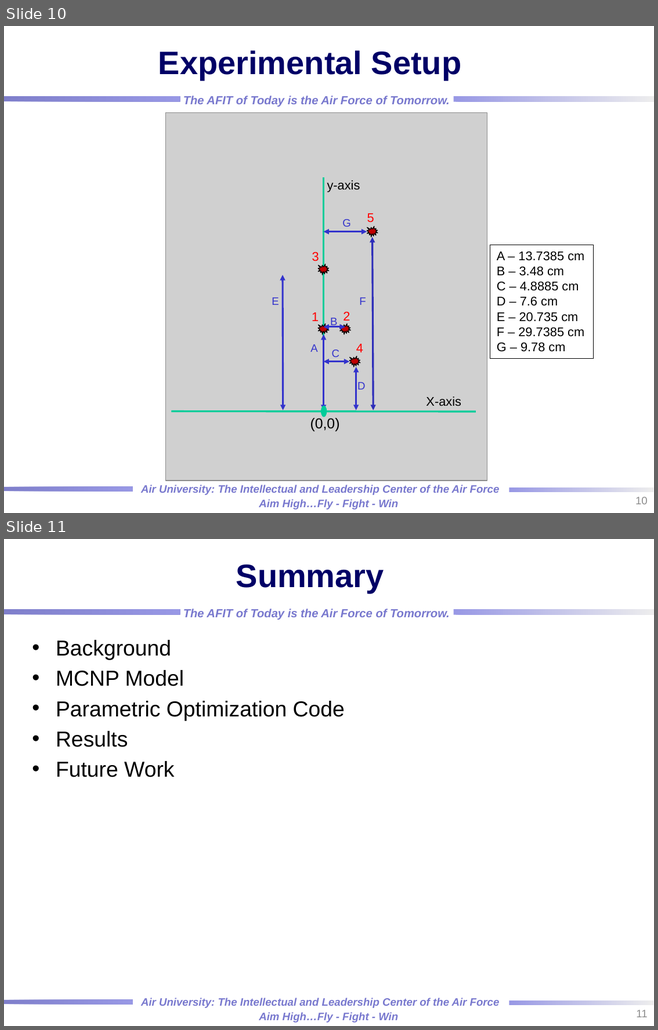
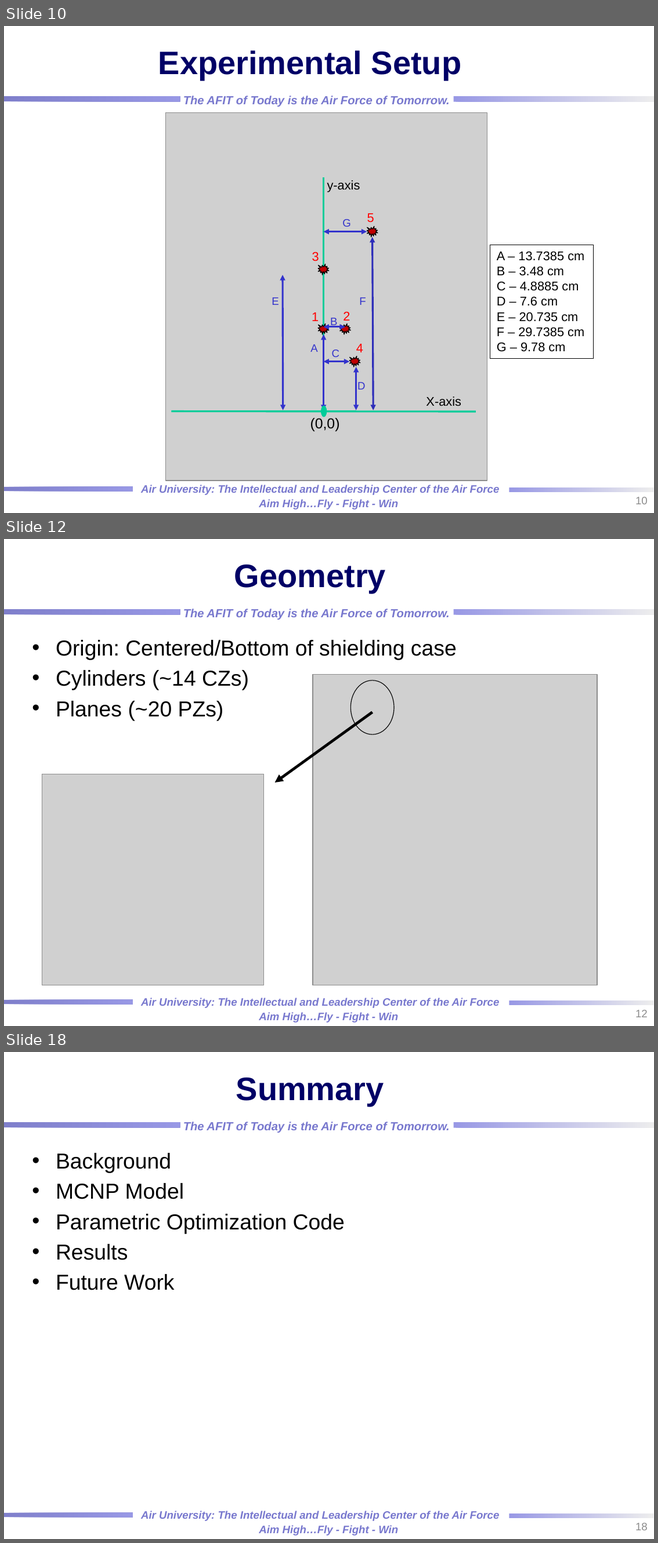
Before and after one commit to rtorzilli/GeDetector-Project, a slide deck: Report/HPGe_Automation Optimization_MCNP_Model.pptx. Shown one above the other, each under a label of ours: slides 10 and 11 before the commit, slides 10, 12 and 18 after it; the slides between them are not shown. The pictures are 658x1030 and 658x1543 pixels, drawn with LibreOffice and Linux fonts; fonts in the diff are those of the drawing; grey boxes stand for pictures; background and template pictures are left out. Boxes give left, top, right and bottom in pixels: in the first picture for what was removed or moved away, otherwise in the second. Text is boxed around its words. In the diff, an @@ line names an element or a change of style, - is before the commit and + after.

```diff
--- a/Report/HPGe_Automation Optimization_MCNP_Model.pptx
+++ b/Report/HPGe_Automation Optimization_MCNP_Model.pptx
@@ slide 12 added at (x1=4, y1=539, x2=654, y2=1026), background picture (left out); not listed: 7 template elements that a slide beside it also shows @@
@@ title added at (x1=234, y1=565, x2=386, y2=592), 36 pt, text #000066, bold @@
+Geometry
@@ text added at (x1=56, y1=640, x2=456, y2=721), 24 pt, text #000000 @@
+• Origin: Centered/Bottom of shielding case
+• Cylinders (~14 CZs)
+• Planes (~20 PZs)
@@ picture added at (x1=313, y1=674, x2=597, y2=985) @@
@@ ellipse added at (x1=350, y1=681, x2=394, y2=734), outline #000000 0.75 pt @@
@@ arrow added from (372, 712) to (275, 783), #000000 3 pt @@
@@ picture added at (x1=42, y1=774, x2=263, y2=985) @@
@@ page number added at (x1=635, y1=1010, x2=647, y2=1017), 12 pt, text #8C8C8C @@
+12
@@ what was slide 11 is now slide 18 @@
@@ page number at (x1=635, y1=1523, x2=647, y2=1530): text changed @@
-11
+18
```
Also in this commit, not shown: 1 slide changed, 5 other slides added, 1 slide removed, 1 other file.
